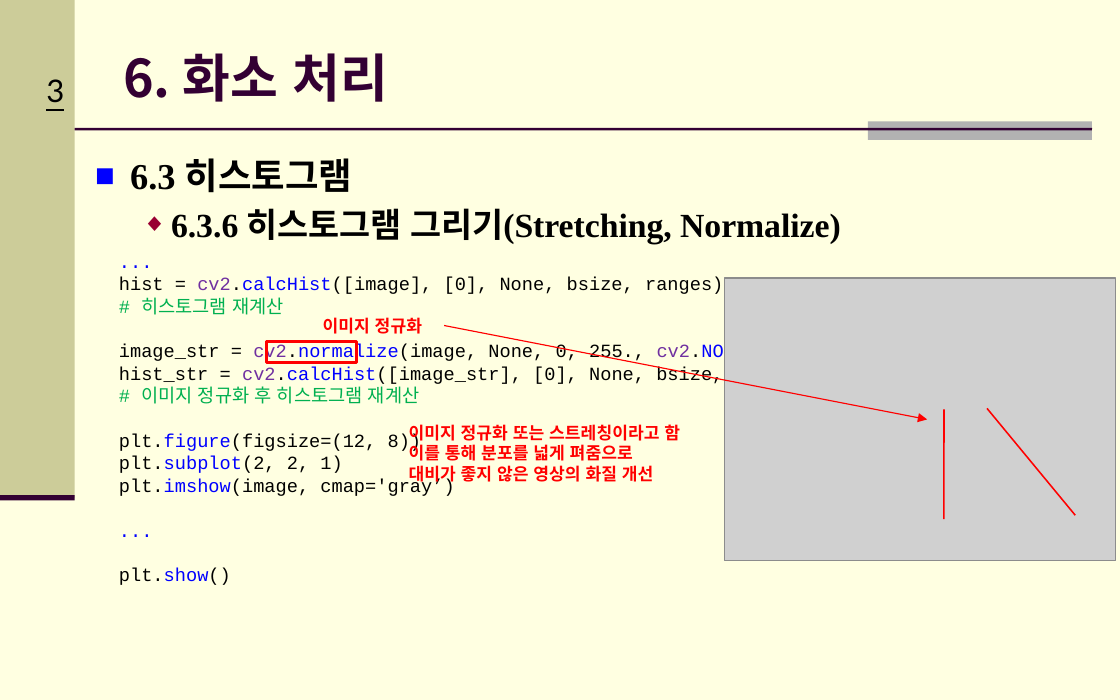
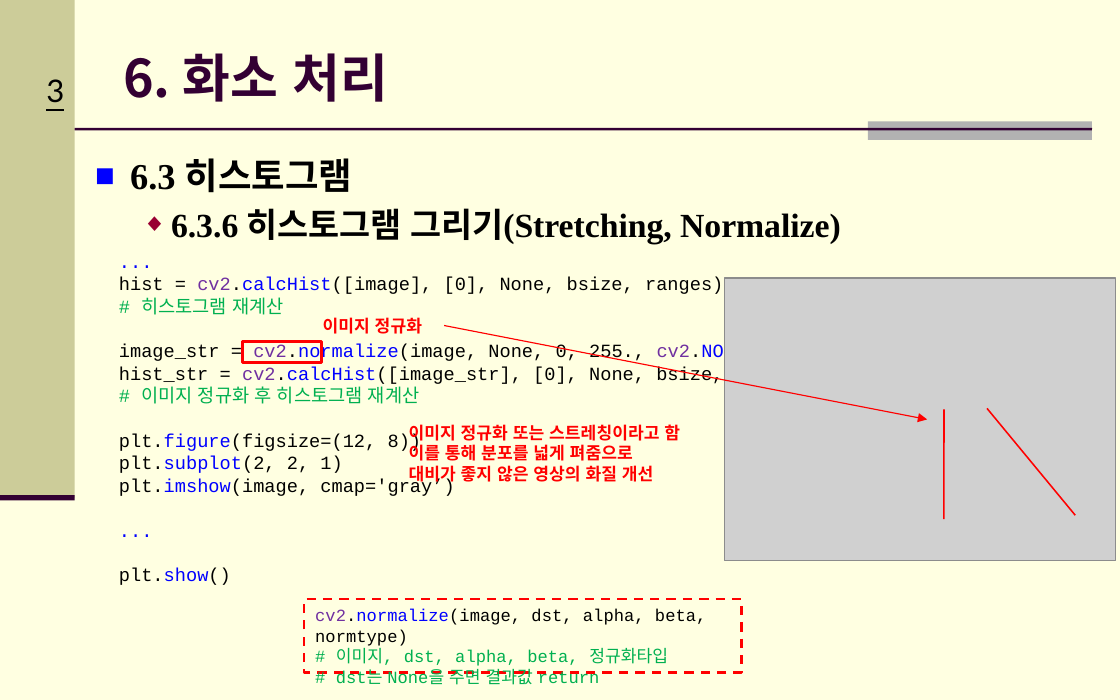
Before and after one commit to Hitbee-dev/OpenCV-Python, a slide deck: slide 3 of 2022-11-08/documents/CH_06 화소 처리.pptx. Drawn at 1120x700 pixels with LibreOffice and Linux fonts; fonts in the diff are those of the drawing; grey boxes stand for pictures; background and template pictures are left out. Boxes give left, top, right and bottom in pixels: in the first picture for what was removed or moved away, otherwise in the second. Text is boxed around its words. In the diff, an @@ line names an element or a change of style, - is before the commit and + after.

```diff
--- a/2022-11-08/documents/CH_06 화소 처리.pptx
+++ b/2022-11-08/documents/CH_06 화소 처리.pptx
@@ rectangle: place and size @@
-rectangle at [267, 342, 356, 363]
+rectangle at [243, 342, 323, 363]
@@ rectangle added at [305, 599, 741, 673], outline #FF0000 1.5 pt dashed, 11 pt, text #00B050 @@
+cv2.normalize(image, dst, alpha, beta, normtype)
+# 이미지, dst, alpha, beta, 정규화타입
+# dst는 None을 주면 결과값 return
```
Also in this commit, not shown: 6 other slides changed, 3 other files.
